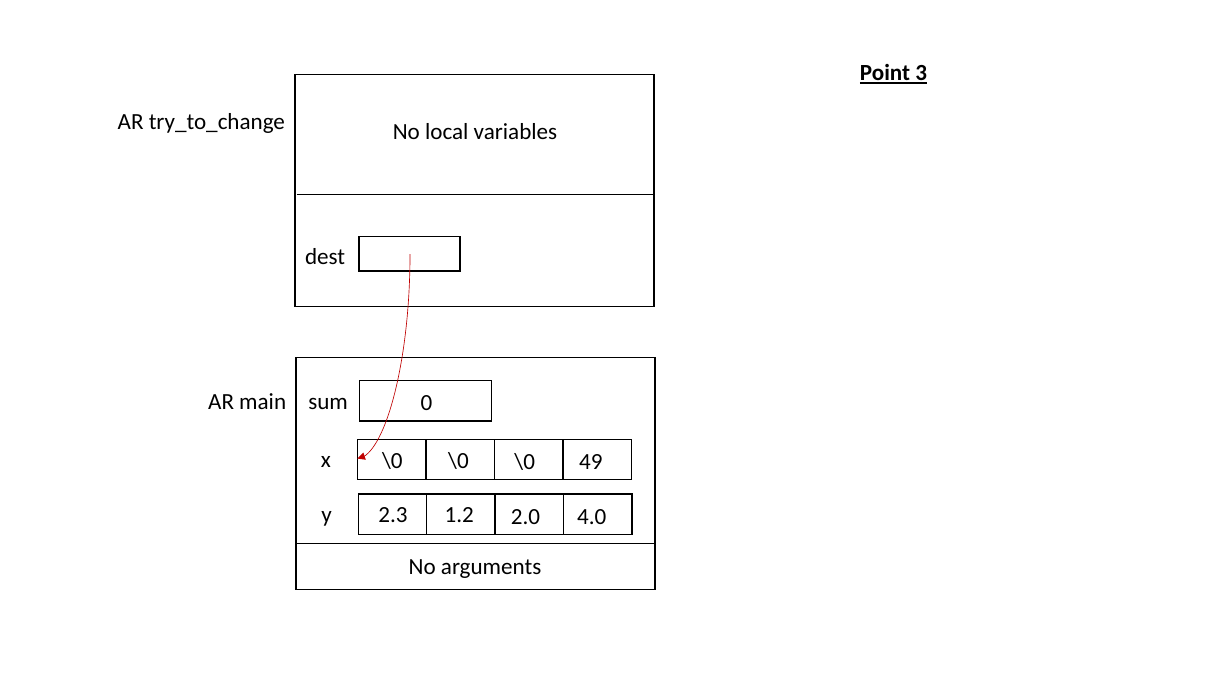
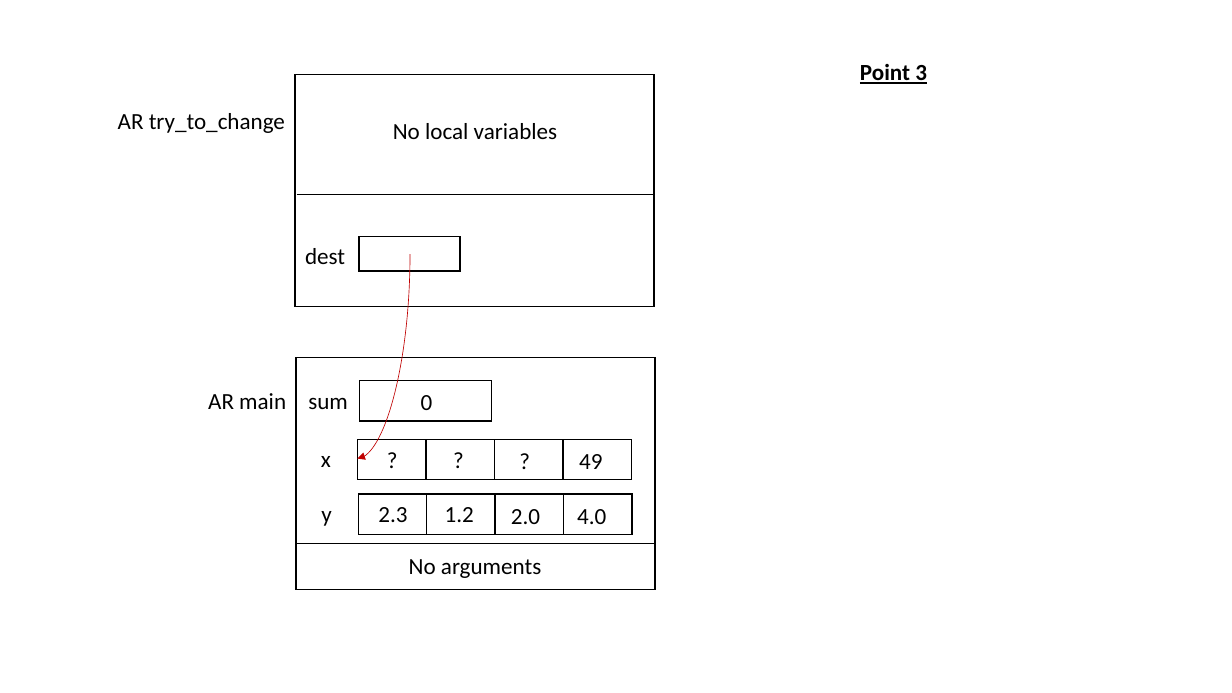
Before and after one commit to chvaldez10/ENSF-614, a slide deck: slide 3 of assignments/labs/lab2/documents/drawing.pptx. Drawn at 1232x693 pixels with LibreOffice and Linux fonts; fonts in the diff are those of the drawing. Boxes give left, top, right and bottom in pixels: in the first picture for what was removed or moved away, otherwise in the second. Text is boxed around its words. In the diff, an @@ line names an element or a change of style, - is before the commit and + after.

```diff
--- a/assignments/labs/lab2/documents/drawing.pptx
+++ b/assignments/labs/lab2/documents/drawing.pptx
@@ text at [382, 452, 403, 469]: text changed @@
-\0
+?
@@ text at [448, 452, 469, 469]: text changed @@
-\0
+?
@@ text at [514, 453, 535, 470]: text changed @@
-\0
+?
```
Also in this commit, not shown: 3 other slides changed, 2 other files.
